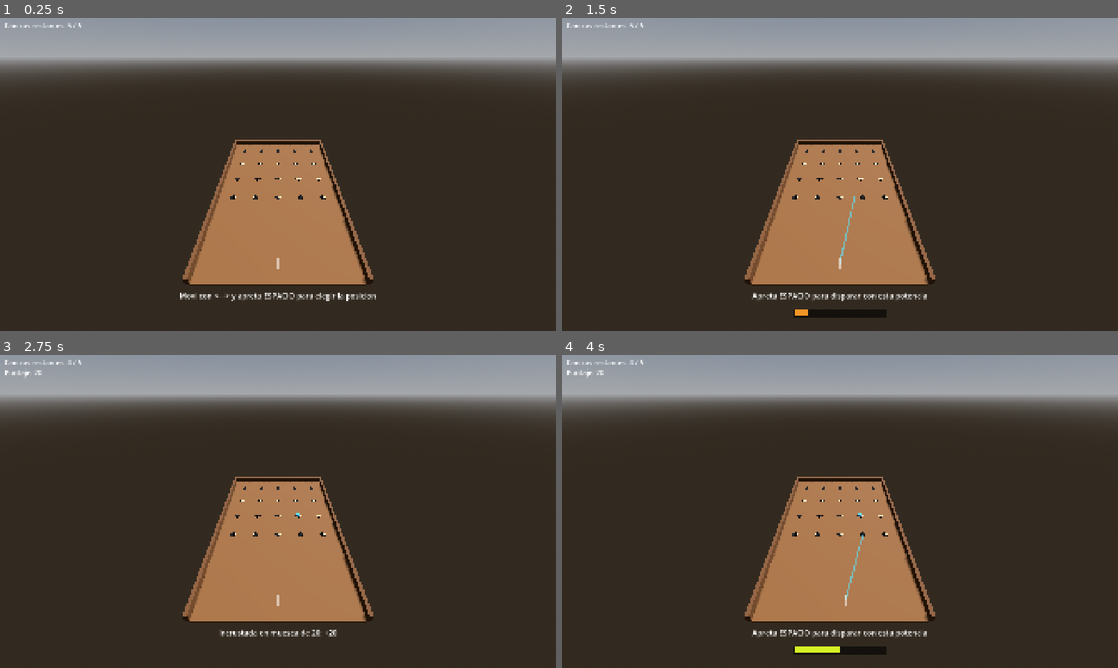
Above: before the commit, frames 1-4 (two rows, left to right).
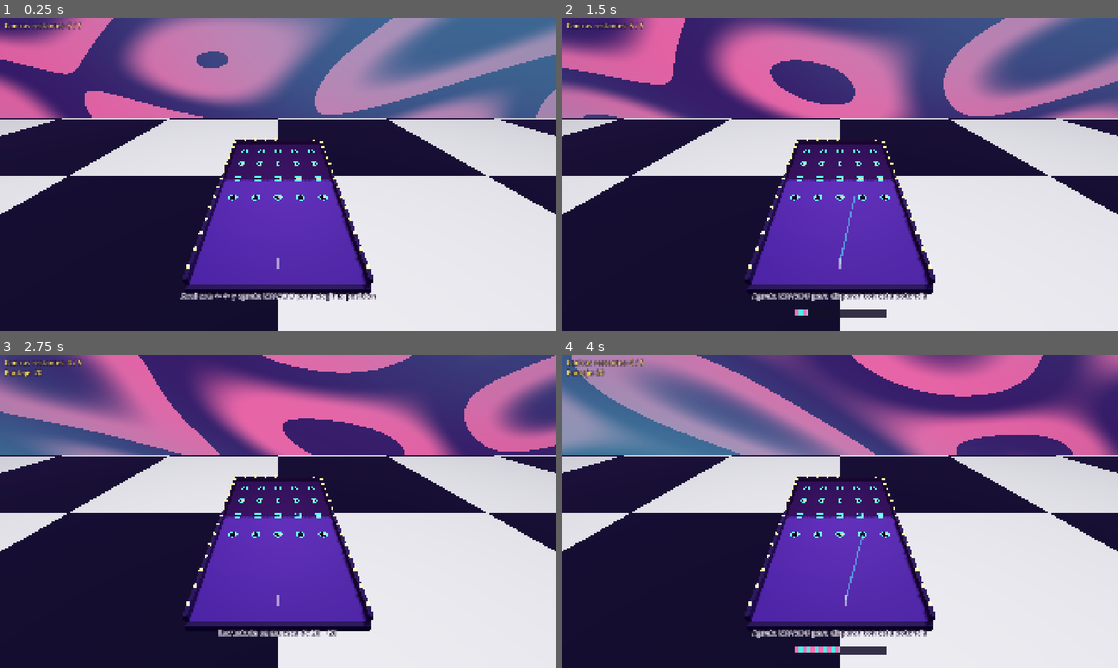
Above: after the commit, the same moments.

Repository: maczoe/chibolones
Game: Godot game, scene res://scenes/board/board.tscn
Same seed, same stepped clock (60 frames per second), same inputs: the game is played once before the commit and once after it.
Inputs (mouse positions are in pixels of both pictures, inside the frame that each line leads up to):
- Up to frame 1 (0.25 s): no input
- Up to frame 2 (1.5 s): move the mouse to (962, 158) at 0.52 s; hold Right (move_right) 0.53-1.28 s; hold Space (shoot) 0.53-1.28 s; click (962, 158) at 0.67 s; move the mouse to (728, 190) at 1.27 s; hold Left (move_left) from 1.28 s (still down); tap Space (shoot) at 1.35 s
- Up to frame 3 (2.75 s): move the mouse to (333, 442) at 2.02 s; release Left (move_left) at 2.03 s; hold Right (move_right) from 2.03 s (still down); hold Space (shoot) from 2.03 s (still down)
- Up to frame 4 (4 s): move the mouse to (812, 574) at 2.77 s; release Space (shoot) at 2.78 s; tap Space (shoot) at 2.85 s; click (812, 574) at 2.92 s; move the mouse to (1006, 558) at 3.52 s; release Right (move_right) at 3.53 s; hold Left (move_left) from 3.53 s (still down); hold Space (shoot) from 3.53 s (still down)

The runs differ from the first frame. In frame 1, 99% of the frame differs, in the area x 0-100%, y 0-100%; in frame 2, 100%; in frame 3, 100%; in frame 4, 100%.

Commit message:
feat(style): circus surreal look with per-theme variables
M0.5 style slice, board as pinball cabinet without legs:
- dark circus void: violet BG, themed ambient + fog, dim key light and
  a tinted OmniLight over the cabinet (all BoardDef variables)
- closed cabinet: skirt box drops from the play surface to the floor;
  surface and walls painted from theme colors instead of flat wood
- fair bulbs (emissive spheres) along top edges of side/back walls,
  never the forgiving player edge
- neon glow rings around notches (emission color per theme)
- psychedelic moving backdrop shader (Balatro/Mother-battle style):
  three cycling colors, speed and scale as BoardDef fields
- checker floor shader below the cabinet, checker colors per theme
- HUD recolored to candy palette: outlined stat labels, pink pill
  messages, cyan/pink striped power bar, violet end overlay
Every style knob lives in BoardDef so each board theme can relight and
repalet the whole scene; smoke + compile checks stay green

Diff:
--- a/data/boards/board_01_classic.tres
+++ b/data/boards/board_01_classic.tres
@@ -22,3 +22,18 @@
 capture_radius = 0.08
 skip_speed = 4.5
 objective_target = 0
+theme_name = "Feria Surreal"
+board_color = Color(0.357, 0.204, 0.651, 1)
+frame_color = Color(0.18, 0.106, 0.345, 1)
+notch_glow_color = Color(0.302, 0.933, 0.918, 1)
+bulb_color = Color(1, 0.878, 0.4, 1)
+light_color = Color(1, 0.624, 0.839, 1)
+ambient_energy = 0.55
+backdrop_color_a = Color(0.227, 0.122, 0.431, 1)
+backdrop_color_b = Color(1, 0.435, 0.71, 1)
+backdrop_color_c = Color(0.302, 0.933, 0.918, 1)
+backdrop_speed = 0.6
+backdrop_scale = 3.0
+floor_checker_a = Color(0.949, 0.949, 0.969, 1)
+floor_checker_b = Color(0.078, 0.063, 0.165, 1)
+floor_checker_size = 8.0
--- a/scripts/board/board.gd
+++ b/scripts/board/board.gd
@@ -33,6 +33,7 @@
 var hud: CanvasLayer
 var launch_marker: MeshInstance3D
 var shot_guide: Node3D
+var skirt: MeshInstance3D
 var holes: Array[Dictionary] = []          # {pos, score, occupied}
 var active_marbles: Array[RigidBody3D] = []
 var settle_times := {}                     # marble -> seconds under slow speed
@@ -282,27 +283,80 @@
 
 
 func _build_environment() -> void:
+	# Circus void: dark violet, themed ambient, dim key light and a tinted
+	# spotlight over the cabinet. Every color comes from the BoardDef so a
+	# board theme can relight the whole scene.
 	var env := Environment.new()
-	env.background_mode = Environment.BG_SKY
-	var sky := Sky.new()
-	sky.sky_material = ProceduralSkyMaterial.new()
-	env.sky = sky
-	env.ambient_light_source = Environment.AMBIENT_SOURCE_SKY
-	env.ambient_light_energy = 1.0
+	env.background_mode = Environment.BG_COLOR
+	env.background_color = Color("14102a")
+	env.ambient_light_source = Environment.AMBIENT_SOURCE_COLOR
+	env.ambient_light_color = Color("3a1f6e")
+	env.ambient_light_energy = board_def.ambient_energy
+	env.fog_enabled = true
+	env.fog_light_color = Color("2e1b58")
+	env.fog_density = 0.012
 	var world_env := WorldEnvironment.new()
 	world_env.environment = env
 	add_child(world_env)
 
-	var sun := DirectionalLight3D.new()
-	sun.rotation_degrees = Vector3(-55, -35, 0)
-	sun.shadow_enabled = true
-	add_child(sun)
+	var key := DirectionalLight3D.new()
+	key.rotation_degrees = Vector3(-55, -35, 0)
+	key.light_color = Color(0.8, 0.85, 1.0)
+	key.light_energy = 0.35
+	key.shadow_enabled = true
+	add_child(key)
+
+	var spot := OmniLight3D.new()
+	spot.position = Vector3(0, 4.5, 0.5)
+	spot.light_color = board_def.light_color
+	spot.light_energy = 1.5
+	spot.omni_range = 13.0
+	add_child(spot)
+
+	_build_backdrop()
+	_build_floor()
 
 	var cam := Camera3D.new()
 	add_child(cam)
 	var length := board_def.length
 	cam.look_at_from_position(Vector3(0, length * 0.61, -length * 0.91),
 			Vector3(0, -0.2, length * 0.2), Vector3.UP)
+
+
+func _build_backdrop() -> void:
+	# Psychedelic animated wall behind the cabinet; colors and speed are
+	# board data, so each theme paints its own moving void.
+	var mesh_i := MeshInstance3D.new()
+	var plane := PlaneMesh.new()
+	plane.orientation = PlaneMesh.FACE_Z
+	plane.size = Vector2(60, 28)
+	mesh_i.mesh = plane
+	var mat := ShaderMaterial.new()
+	mat.shader = load("res://scripts/board/shaders/backdrop.gdshader")
+	mat.set_shader_parameter("color_a", board_def.backdrop_color_a)
+	mat.set_shader_parameter("color_b", board_def.backdrop_color_b)
+	mat.set_shader_parameter("color_c", board_def.backdrop_color_c)
+	mat.set_shader_parameter("speed", board_def.backdrop_speed)
+	mat.set_shader_parameter("pattern_scale", board_def.backdrop_scale)
+	mesh_i.material_override = mat
+	mesh_i.position = Vector3(0, 8.0, board_def.length + 6.0)
+	add_child(mesh_i)
+
+
+func _build_floor() -> void:
+	# Circus checker floor below the cabinet, seen in perspective.
+	var mesh_i := MeshInstance3D.new()
+	var plane := PlaneMesh.new()
+	plane.size = Vector2(80, 80)
+	mesh_i.mesh = plane
+	var mat := ShaderMaterial.new()
+	mat.shader = load("res://scripts/board/shaders/checker_floor.gdshader")
+	mat.set_shader_parameter("col_a", board_def.floor_checker_a)
+	mat.set_shader_parameter("col_b", board_def.floor_checker_b)
+	mat.set_shader_parameter("checker_size", board_def.floor_checker_size)
+	mesh_i.material_override = mat
+	mesh_i.position = Vector3(0, -0.65, 2.0)
+	add_child(mesh_i)
 
 
 func _build_board() -> void:
@@ -331,8 +385,19 @@
 	board_mesh.size = box.size
 	surface.mesh = board_mesh
 	surface.position.y = -board_def.thickness / 2.0
-	surface.material_override = _wood_material(Color(0.52, 0.33, 0.16))
+	surface.material_override = _paint_material(board_def.board_color)
 	body.add_child(surface)
+
+	# Closed cabinet (pinball box without legs): a skirt box drops from the
+	# play surface to the floor, visual only, slightly larger than the board.
+	skirt = MeshInstance3D.new()
+	var skirt_mesh := BoxMesh.new()
+	skirt_mesh.size = Vector3(board_def.width + 2.0 * board_def.wall_thickness,
+			0.55, board_def.length + 2.0 * board_def.wall_thickness)
+	skirt.mesh = skirt_mesh
+	skirt.material_override = _paint_material(board_def.frame_color)
+	skirt.position.y = -0.275 - board_def.thickness / 2.0
+	body.add_child(skirt)
 
 	# Side and back walls are back. They are low, so a marble with enough
 	# inertia from a hard bounce can still hop over and leave the board: the
@@ -348,6 +413,8 @@
 			Vector3(0.0, board_def.wall_height / 2.0, board_def.length / 2.0 + board_def.wall_thickness / 2.0),
 			Vector3(board_def.width + 2.0 * board_def.wall_thickness, board_def.wall_height, board_def.wall_thickness),
 			"back")
+
+	_add_fair_bulbs()
 
 	for row in board_def.rows:
 		for col in board_def.cols:
@@ -406,7 +473,7 @@
 	var mesh := BoxMesh.new()
 	mesh.size = size
 	mesh_i.mesh = mesh
-	mesh_i.material_override = _wood_material(Color(0.44, 0.27, 0.13))
+	mesh_i.material_override = _paint_material(board_def.frame_color)
 	wall.add_child(mesh_i)
 	wall.position = pos
 
@@ -429,6 +496,21 @@
 	disc.material_override = mat
 	board.add_child(disc)
 
+	# Emissive rim around the notch: the neon ring of the circus look.
+	var ring := MeshInstance3D.new()
+	var torus := TorusMesh.new()
+	torus.inner_radius = notch_radius + 0.01
+	torus.outer_radius = notch_radius + 0.05
+	ring.mesh = torus
+	var ring_mat := StandardMaterial3D.new()
+	ring_mat.albedo_color = board_def.notch_glow_color.darkened(0.4)
+	ring_mat.emission_enabled = true
+	ring_mat.emission = board_def.notch_glow_color
+	ring_mat.emission_energy_multiplier = 1.2
+	ring.material_override = ring_mat
+	ring.position = pos + Vector3(0, 0.011, 0)
+	board.add_child(ring)
+
 	var label := Label3D.new()
 	label.text = str(score)
 	label.font_size = 96
@@ -444,8 +526,41 @@
 	holes.append({"pos": pos, "score": score, "occupied": false, "index": index})
 
 
-func _wood_material(color: Color) -> StandardMaterial3D:
+func _add_fair_bulbs() -> void:
+	# Fair bulbs along the top edges of the side and back walls (never the
+	# player edge: marbles roll back through it). Visual only, shared mesh.
+	var bulb_mesh := SphereMesh.new()
+	bulb_mesh.radius = 0.05
+	bulb_mesh.height = 0.1
+	var bulb_mat := StandardMaterial3D.new()
+	bulb_mat.albedo_color = board_def.bulb_color
+	bulb_mat.emission_enabled = true
+	bulb_mat.emission = board_def.bulb_color
+	bulb_mat.emission_energy_multiplier = 1.6
+	var top_y := board_def.wall_height + 0.05
+	var x_edge := board_def.width / 2.0 + board_def.wall_thickness / 2.0
+	var z_edge := board_def.length / 2.0 + board_def.wall_thickness / 2.0
+	for side in [-1.0, 1.0]:
+		var z := -board_def.length / 2.0 + 0.25
+		while z <= board_def.length / 2.0:
+			_place_bulb(Vector3(side * x_edge, top_y, z), bulb_mesh, bulb_mat)
+			z += 0.5
+	var x := -board_def.width / 2.0 + 0.25
+	while x <= board_def.width / 2.0 + 0.01:
+		_place_bulb(Vector3(x, top_y, z_edge), bulb_mesh, bulb_mat)
+		x += 0.5
+
+
+func _place_bulb(pos: Vector3, mesh: SphereMesh, mat: StandardMaterial3D) -> void:
+	var bulb := MeshInstance3D.new()
+	bulb.mesh = mesh
+	bulb.material_override = mat
+	bulb.position = pos
+	board.add_child(bulb)
+
+
+func _paint_material(color: Color) -> StandardMaterial3D:
 	var mat := StandardMaterial3D.new()
 	mat.albedo_color = color
-	mat.roughness = 0.85
+	mat.roughness = 0.8
 	return mat
--- a/scripts/board/hud.gd
+++ b/scripts/board/hud.gd
@@ -21,11 +21,20 @@
 
 	func _draw() -> void:
 		var rect := Rect2(Vector2.ZERO, size)
-		draw_rect(rect, Color(0.0, 0.0, 0.0, 0.6))
+		draw_rect(rect, Color(0.08, 0.06, 0.16, 0.85))
 		var frac := power / 100.0
 		if frac > 0.0:
-			var col := Color.from_hsv(lerpf(0.05, 0.33, frac), 0.85, 0.95)
-			draw_rect(Rect2(Vector2(3, 3), Vector2((size.x - 6.0) * frac, size.y - 6.0)), col)
+			# Candy stripes: cyan and pink, circus style.
+			var stripe := 14.0
+			var x := 3.0
+			var right := 3.0 + (size.x - 6.0) * frac
+			var flip := false
+			while x < right:
+				var w := minf(stripe, right - x)
+				var col := Color("4deeea") if flip else Color("ff6fb5")
+				draw_rect(Rect2(Vector2(x, 3), Vector2(w, size.y - 6.0)), col)
+				x += w
+				flip = not flip
 		draw_rect(rect, Color(1, 1, 1, 0.9), false, 2.0)
 
 
@@ -68,15 +77,21 @@
 # --- Construction ----------------------------------------------------------
 
 
+func _stat_label(pos: Vector2) -> Label:
+	var label := Label.new()
+	label.position = pos
+	label.add_theme_font_size_override("font_size", 24)
+	label.add_theme_color_override("font_color", Color("ffe066"))
+	label.add_theme_color_override("font_outline_color", Color("120b26"))
+	label.add_theme_constant_override("outline_size", 6)
+	return label
+
+
 func _build() -> void:
-	label_shots = Label.new()
-	label_shots.position = Vector2(16, 10)
-	label_shots.add_theme_font_size_override("font_size", 24)
+	label_shots = _stat_label(Vector2(16, 10))
 	add_child(label_shots)
 
-	label_score = Label.new()
-	label_score.position = Vector2(16, 44)
-	label_score.add_theme_font_size_override("font_size", 24)
+	label_score = _stat_label(Vector2(16, 44))
 	add_child(label_score)
 
 	label_msg = Label.new()
@@ -88,6 +103,9 @@
 	label_msg.offset_top = -140
 	label_msg.offset_bottom = -100
 	label_msg.add_theme_font_size_override("font_size", 26)
+	label_msg.add_theme_color_override("font_color", Color("120b26"))
+	label_msg.add_theme_color_override("font_outline_color", Color("fff7ff"))
+	label_msg.add_theme_constant_override("outline_size", 8)
 	add_child(label_msg)
 
 	power_bar = PowerBar.new()
@@ -103,7 +121,7 @@
 	add_child(power_bar)
 
 	end_overlay = ColorRect.new()
-	end_overlay.color = Color(0, 0, 0, 0.6)
+	end_overlay.color = Color(0.08, 0.06, 0.16, 0.8)
 	end_overlay.set_anchors_and_offsets_preset(Control.PRESET_FULL_RECT)
 	end_overlay.visible = false
 	add_child(end_overlay)
@@ -117,11 +135,17 @@
 	title.text = "Fin de la ronda"
 	title.horizontal_alignment = HORIZONTAL_ALIGNMENT_CENTER
 	title.add_theme_font_size_override("font_size", 40)
+	title.add_theme_color_override("font_color", Color("ffe066"))
+	title.add_theme_color_override("font_outline_color", Color("120b26"))
+	title.add_theme_constant_override("outline_size", 8)
 	vbox.add_child(title)
 
 	label_final = Label.new()
 	label_final.horizontal_alignment = HORIZONTAL_ALIGNMENT_CENTER
 	label_final.add_theme_font_size_override("font_size", 30)
+	label_final.add_theme_color_override("font_color", Color("ff6fb5"))
+	label_final.add_theme_color_override("font_outline_color", Color("120b26"))
+	label_final.add_theme_constant_override("outline_size", 6)
 	vbox.add_child(label_final)
 
 	var hint := Label.new()
--- /dev/null
+++ b/scripts/board/shaders/backdrop.gdshader
@@ -0,0 +1,24 @@
+shader_type spatial;
+render_mode unshaded, cull_disabled;
+// Psychedelic moving backdrop (Balatro / Mother-battle vibes), driven by
+// per-board BoardDef colors so each theme paints its own void.
+
+uniform vec3 color_a : source_color = vec3(0.23, 0.12, 0.43);
+uniform vec3 color_b : source_color = vec3(1.0, 0.44, 0.71);
+uniform vec3 color_c : source_color = vec3(0.30, 0.93, 0.92);
+uniform float speed : hint_range(0.0, 3.0) = 0.6;
+uniform float pattern_scale : hint_range(0.5, 10.0) = 3.0;
+
+void fragment() {
+	vec2 uv = UV * pattern_scale;
+	float t = TIME * speed;
+	vec2 p = uv + vec2(
+		sin(t * 0.7 + uv.y * 2.0) * 0.35,
+		cos(t * 0.5 + uv.x * 2.0) * 0.35);
+	float waves = sin(p.x * 3.0 + t) * sin(p.y * 3.0 - t * 0.8);
+	float band = fract(waves + t * 0.15);
+	vec3 col = mix(color_a, color_b, smoothstep(0.25, 0.75, band));
+	col = mix(col, color_c, 0.25 + 0.25 * sin(t + p.x + p.y));
+	ALBEDO = col;
+	EMISSION = col * 0.55;
+}
--- /dev/null
+++ b/scripts/board/shaders/checker_floor.gdshader
@@ -0,0 +1,14 @@
+shader_type spatial;
+render_mode unshaded;
+// Circus void floor: black-and-white checker seen in perspective, tinted
+// by the board theme.
+
+uniform vec3 col_a : source_color = vec3(0.95, 0.95, 0.97);
+uniform vec3 col_b : source_color = vec3(0.08, 0.06, 0.16);
+uniform float checker_size : hint_range(1.0, 40.0) = 8.0;
+
+void fragment() {
+	vec2 uv = UV * checker_size;
+	float c = mod(floor(uv.x) + floor(uv.y), 2.0);
+	ALBEDO = mix(col_a, col_b, c);
+}
--- a/scripts/core/board_def.gd
+++ b/scripts/core/board_def.gd
@@ -38,6 +38,34 @@
 ## reaching this score. Used from M1 on.
 @export var objective_target: int = 0
 
+@export_group("Theme style")
+## Play surface color (the pinball-cabinet interior).
+@export var board_color: Color = Color("5b34a6")
+## Cabinet frame and walls.
+@export var frame_color: Color = Color("2e1b58")
+## Emissive rim glow around notches.
+@export var notch_glow_color: Color = Color("4deeea")
+## Fair bulbs along the cabinet edges.
+@export var bulb_color: Color = Color("ffe066")
+## Tint of the spotlight over the board.
+@export var light_color: Color = Color("ff9fd6")
+## Ambient brightness of the scene (dark = dramatic).
+@export var ambient_energy: float = 0.55
+
+@export_group("Backdrop")
+## Psychedelic moving backdrop: three cycling colors, speed and scale.
+@export var backdrop_color_a: Color = Color("3a1f6e")
+@export var backdrop_color_b: Color = Color("ff6fb5")
+@export var backdrop_color_c: Color = Color("4deeea")
+@export var backdrop_speed: float = 0.6
+@export var backdrop_scale: float = 3.0
+
+@export_group("Floor")
+## Circus checker floor, tinted per theme.
+@export var floor_checker_a: Color = Color("f2f2f7")
+@export var floor_checker_b: Color = Color("14102a")
+@export var floor_checker_size: float = 8.0
+
 
 func launch_z() -> float:
 	return -length / 2.0 + launch_depth
